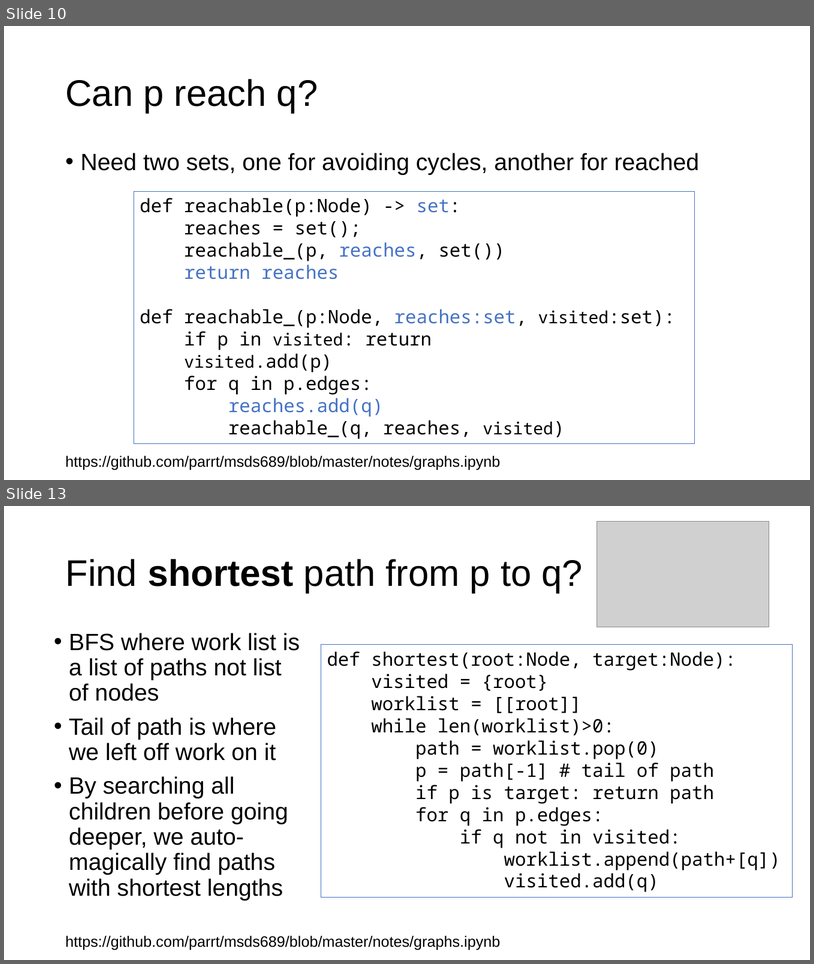
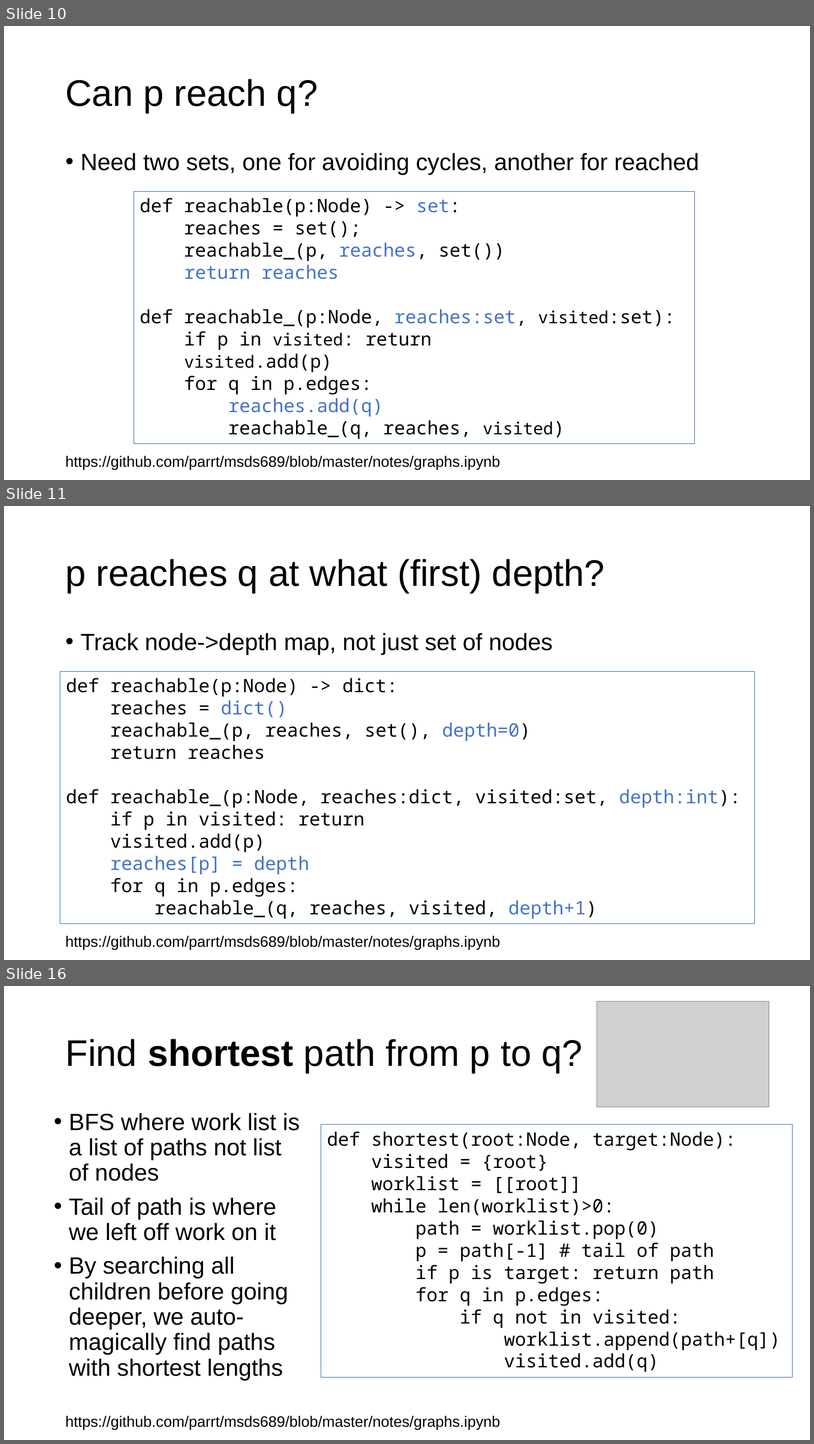
Before and after one commit to parrt/msds689, a slide deck: notes/graphs.pptx. Shown one above the other, each under a label of ours: slides 10 and 13 before the commit, slides 10, 11 and 16 after it; the slides between them are not shown. The pictures are 814x964 and 814x1444 pixels, drawn with LibreOffice and Linux fonts; fonts in the diff are those of the drawing; grey boxes stand for pictures; background and template pictures are left out. Boxes give left, top, right and bottom in pixels: in the first picture for what was removed or moved away, otherwise in the second. Text is boxed around its words. In the diff, an @@ line names an element or a change of style, - is before the commit and + after.

```diff
--- a/notes/graphs.pptx
+++ b/notes/graphs.pptx
@@ slide 11 added at <box>4,506,810,960</box>, background #FFFFFF @@
@@ title added at <box>65,559,605,593</box>, 44 pt, text #000000 @@
+p reaches q at what (first) depth?
@@ text added at <box>81,633,553,655</box>, 28 pt, text #000000 @@
+• Track node->depth map, not just set of nodes
@@ rectangle added at <box>60,671,755,924</box>, outline #4472C4 0.75 pt, 22 pt, text #000000 @@
+def reachable(p:Node) -> dict:
+reaches = dict()
+reachable_(p, reaches, set(), depth=0)
+return reaches
+def reachable_(p:Node, reaches:dict, visited:set, depth:int):
+if p in visited: return
+visited.add(p)
+reaches[p] = depth
+for q in p.edges:
+reachable_(q, reaches, visited, depth+1)
@@ text added at <box>65,935,500,950</box>, 18 pt, text #000000 @@
+https://github.com/parrt/msds689/blob/master/notes/graphs.ipynb
@@ what was slide 13 is now slide 16 @@
```
Also in this commit, not shown: 4 slides changed, 8 other slides added, 2 other files.
